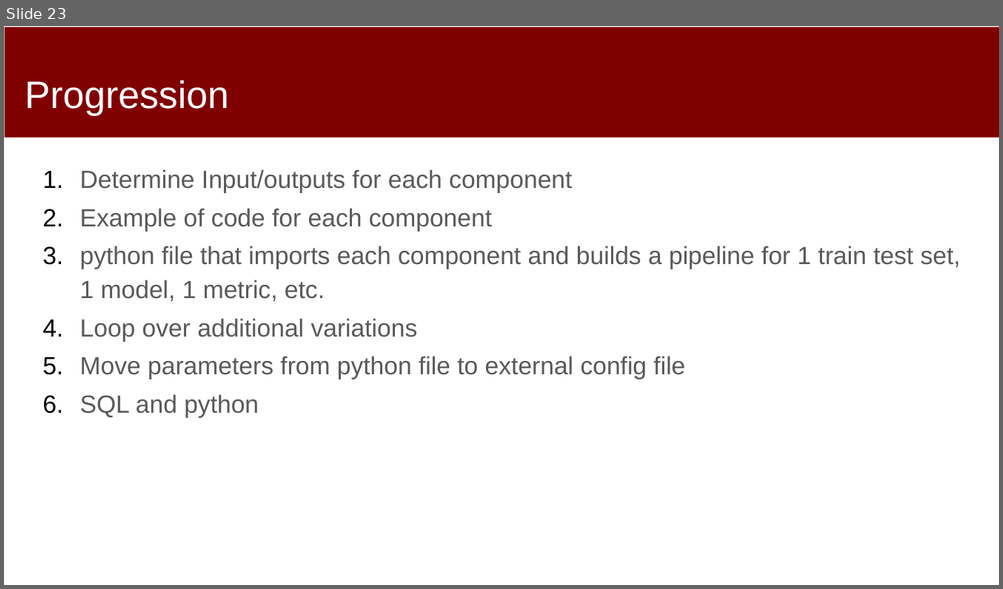
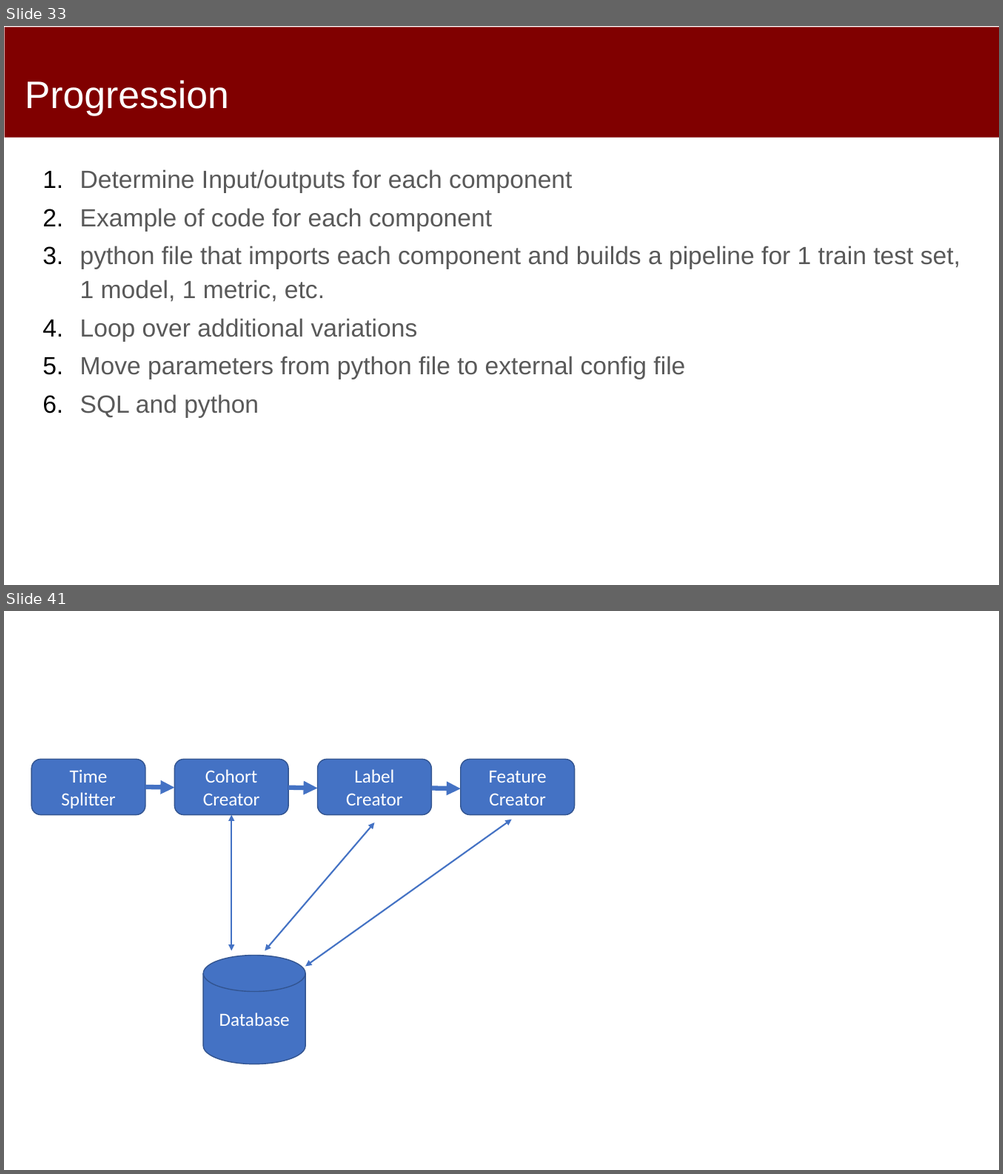
Before and after one commit to dssg/mlforpublicpolicylab, a slide deck: 04 - Machine Learning Pipelines/Machine-Learning-Pipelines.pptx. Shown one above the other, each under a label of ours: slide 23 before the commit, slides 33 and 41 after it; the slides between them are not shown. The pictures are 1003x589 and 1003x1174 pixels, drawn with LibreOffice and Linux fonts; fonts in the diff are those of the drawing. Boxes give left, top, right and bottom in pixels: in the first picture for what was removed or moved away, otherwise in the second. Text is boxed around its words. In the diff, an @@ line names an element or a change of style, - is before the commit and + after.

```diff
--- a/04 - Machine Learning Pipelines/Machine-Learning-Pipelines.pptx
+++ b/04 - Machine Learning Pipelines/Machine-Learning-Pipelines.pptx
@@ slide 41 added at [4, 611, 999, 1170], background #FFFFFF @@
@@ rounded rectangle added at [31, 760, 146, 815], fill #4472C4, outline #325491 1 pt, 18 pt, text #FFFFFF @@
+Time Splitter
@@ rounded rectangle added at [175, 760, 289, 815], fill #4472C4, outline #325491 1 pt, 18 pt, text #FFFFFF @@
+Cohort Creator
@@ rounded rectangle added at [317, 760, 432, 815], fill #4472C4, outline #325491 1 pt, 18 pt, text #FFFFFF @@
+Label Creator
@@ rounded rectangle added at [461, 760, 575, 815], fill #4472C4, outline #325491 1 pt, 18 pt, text #FFFFFF @@
+Feature Creator
@@ arrow added from (145, 787) to (175, 788), #4472C4 4.5 pt @@
@@ arrow added from (288, 788) to (317, 789), #4472C4 4.5 pt @@
@@ arrow added from (432, 789) to (461, 789), #4472C4 4.5 pt @@
@@ double arrow added from (232, 815) to (232, 951), #4472C4 1.5 pt @@
@@ double arrow added from (374, 823) to (264, 951), #4472C4 1.5 pt @@
@@ double arrow added from (512, 819) to (305, 967), #4472C4 1.5 pt @@
@@ cylinder added at [203, 956, 305, 1065], fill #4472C4, outline #325491 1 pt, 18 pt, text #FFFFFF @@
+Database
@@ what was slide 23 is now slide 33 @@
```
Also in this commit, not shown: 2 slides changed, 50 other slides added, 1 slide removed, 1 other file.
